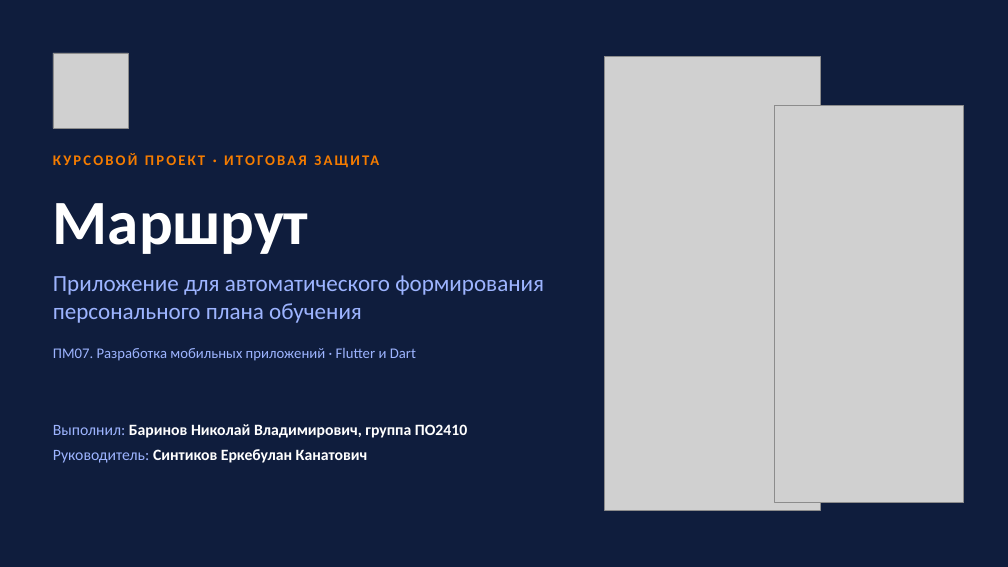
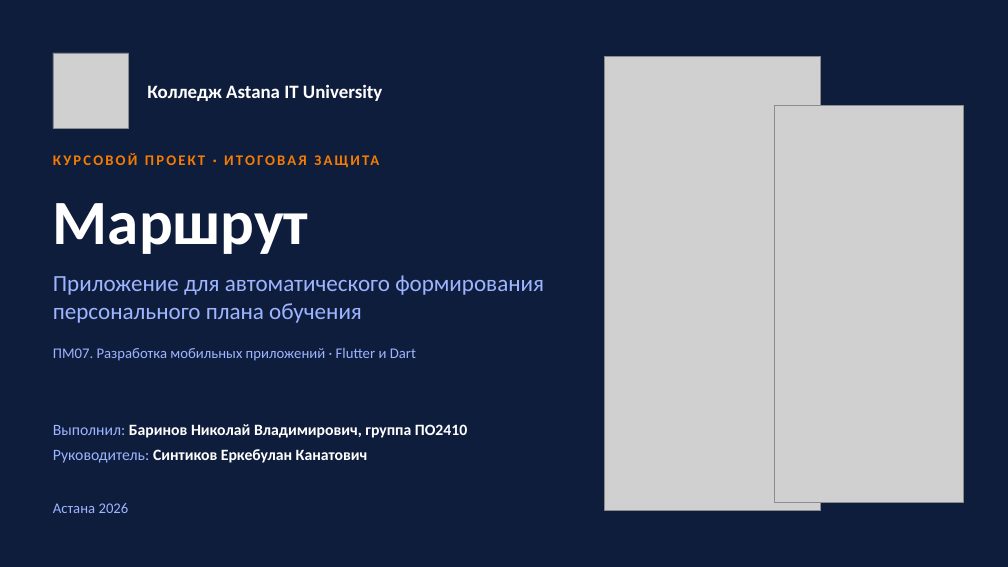
Before and after one commit to Barin5550/3_KURS_DIPLOMKA_BOBR_S, a slide deck: slide 1 of docs/presentation/Маршрут_итоговая_защита.pptx. Drawn at 1008x567 pixels with LibreOffice and Linux fonts; fonts in the diff are those of the drawing; grey boxes stand for pictures. Boxes give left, top, right and bottom in pixels: in the first picture for what was removed or moved away, otherwise in the second. Text is boxed around its words. In the diff, an @@ line names an element or a change of style, - is before the commit and + after.

```diff
--- a/docs/presentation/Маршрут_итоговая_защита.pptx
+++ b/docs/presentation/Маршрут_итоговая_защита.pptx
@@ text added at (147,84,382,101), 18 pt, text #FFFFFF, bold @@
+Колледж Astana IT University
@@ text added at (53,503,129,513), 14 pt, text #9DB4FF @@
+Астана 2026
```
Also in this commit, not shown: 4 other files.
